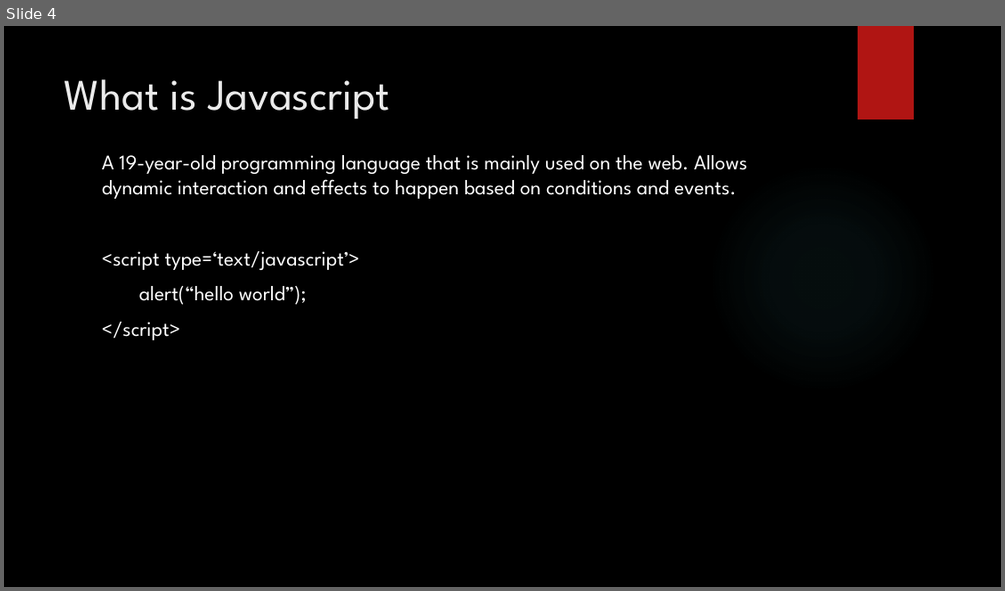
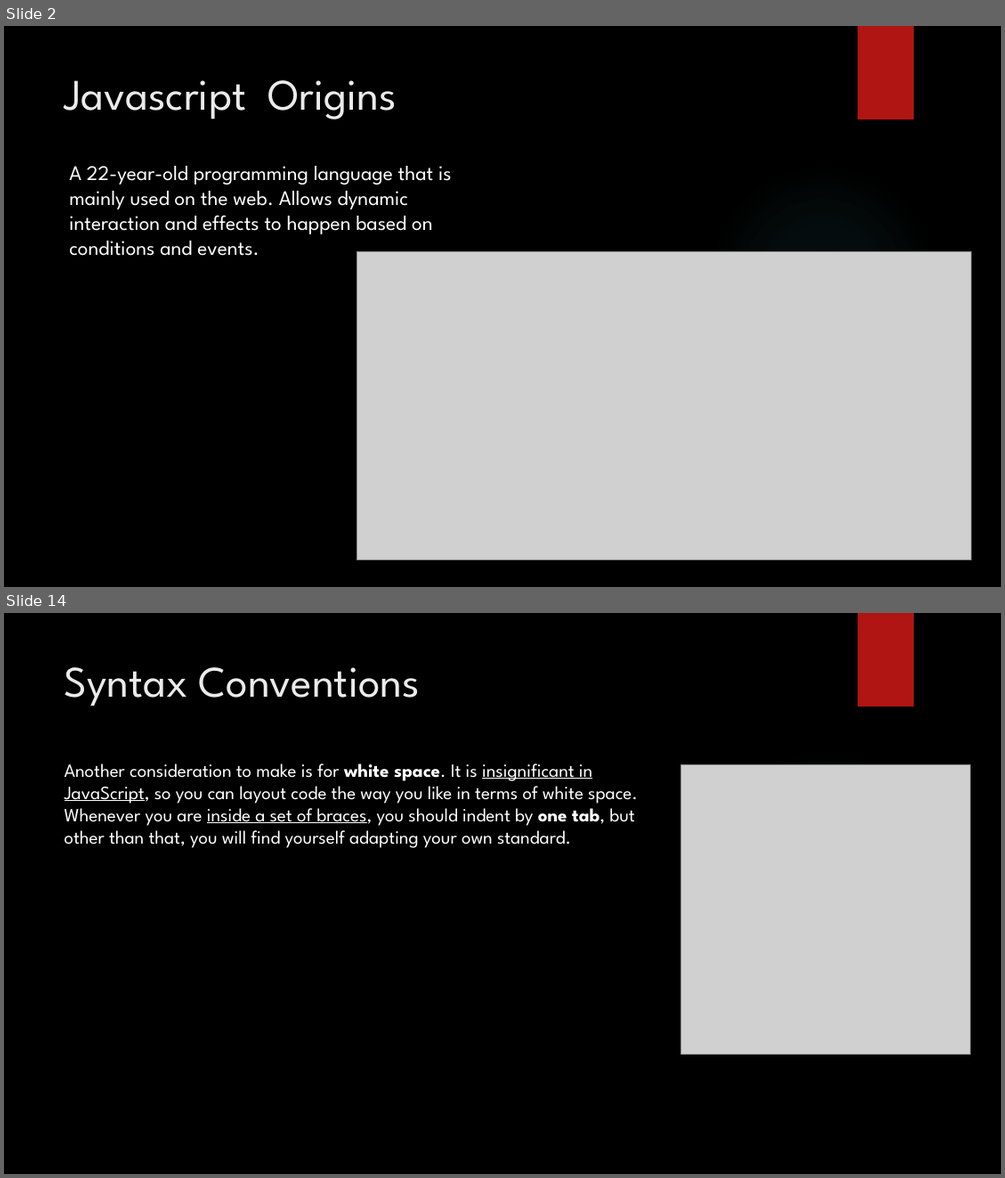
Before and after one commit to jrGabrillo/HelloWorld, a slide deck: 1. introduction to javascript.pptx. Shown one above the other, each under a label of ours: slide 4 before the commit, slides 2 and 14 after it; the slides between them are not shown. The pictures are 1005x591 and 1005x1178 pixels, drawn with LibreOffice and Linux fonts; fonts in the diff are those of the drawing; grey boxes stand for pictures; background and template pictures are left out. Boxes give left, top, right and bottom in pixels: in the first picture for what was removed or moved away, otherwise in the second. Text is boxed around its words. In the diff, an @@ line names an element or a change of style, - is before the commit and + after.

```diff
--- a/1. introduction to javascript.pptx
+++ b/1. introduction to javascript.pptx
@@ slide 14 added at bbox=[4, 613, 1001, 1174], background picture (left out); not listed: 2 template elements that a slide beside it also shows @@
@@ title added at bbox=[65, 667, 420, 706], 42 pt, text #EBEBEB @@
+Syntax Conventions
@@ free added at bbox=[57, 755, 674, 876], 18 pt, text #FFFFFF @@
+Another consideration to make is for white space. It is insignificant in JavaScript, so you can layout code the way you like in terms of white space. Whenever you are inside a set of braces, you should indent by one tab, but other than that, you will find yourself adapting your own standard.
@@ picture added at bbox=[681, 765, 971, 1054] @@
@@ what was slide 4 is now slide 2 @@
@@ slide 2 changed as well @@
@@ title at bbox=[65, 80, 396, 119]: text changed @@
-What is Javascript
+Javascript Origins
@@ text at bbox=[69, 166, 452, 256]: text changed @@
-A 19-year-old programming language that is mainly used on the web. Allows dynamic interaction and effects to happen based on conditions and events.
-<script type=‘text/javascript’>
-alert(“hello world”);
-</script>
+A 22-year-old programming language that is mainly used on the web. Allows dynamic interaction and effects to happen based on conditions and events.
@@ picture added at bbox=[357, 252, 971, 561] @@
```
Also in this commit, not shown: 42 other slides added, 2 slides removed, 9 other files.
